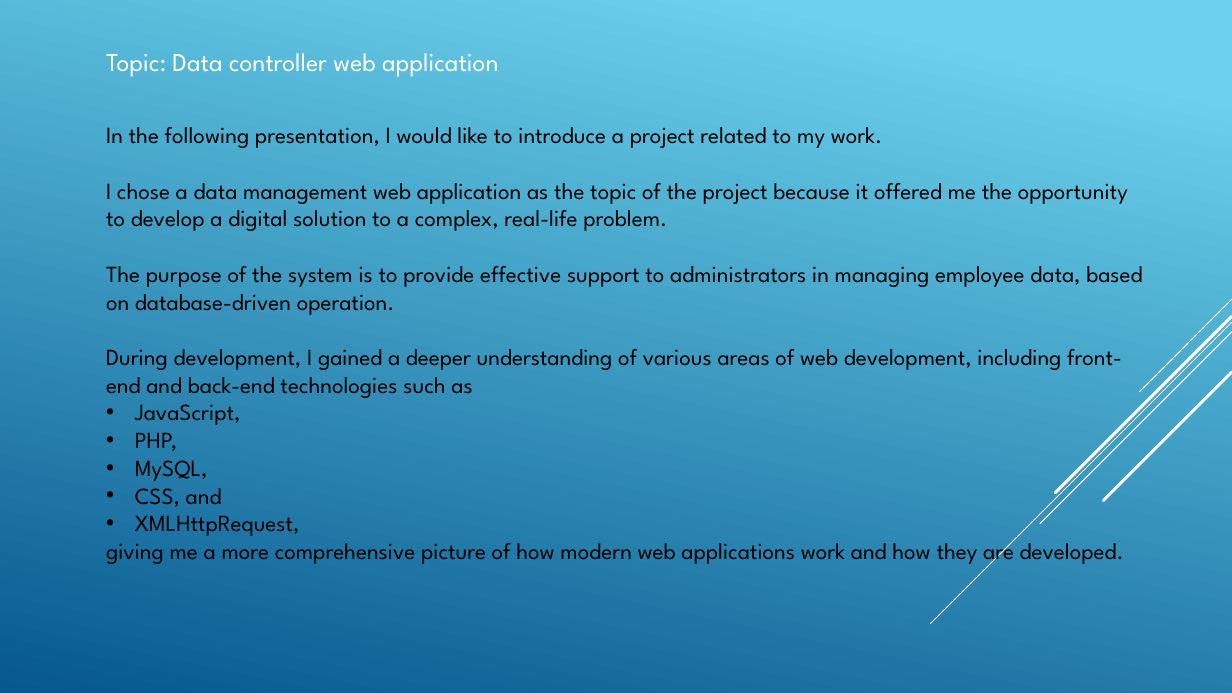
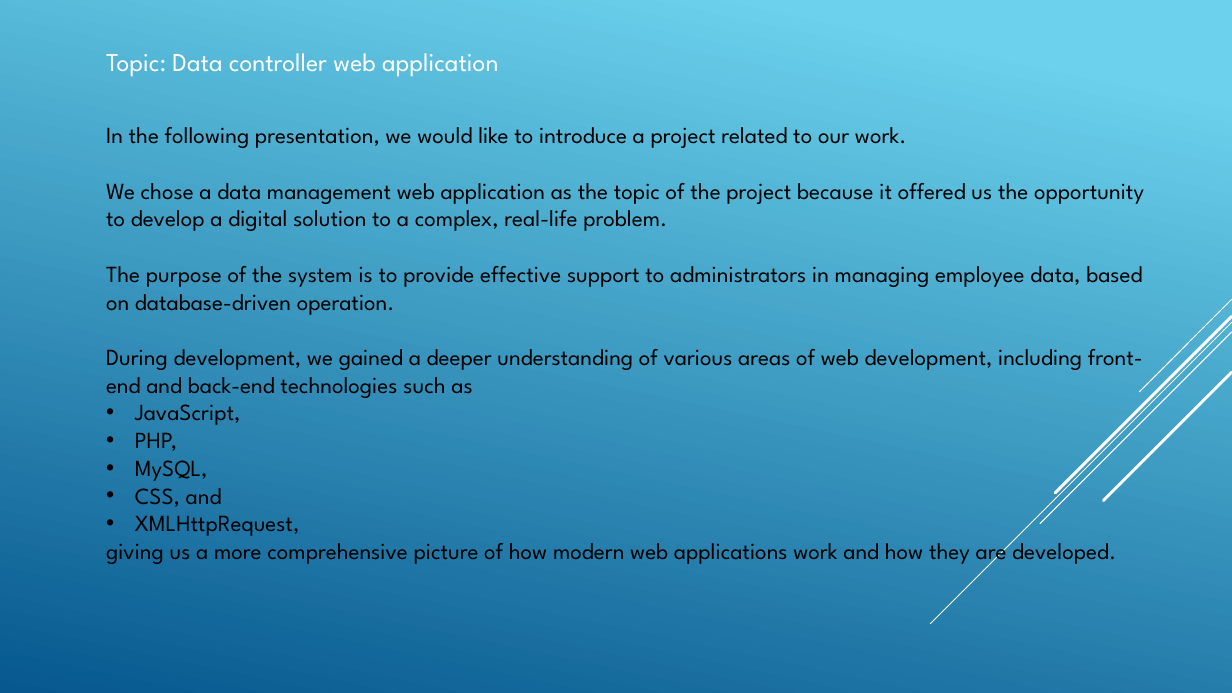
Before and after one commit to lekkaLive/lekkaproject, a slide deck: slide 14 of prezentacio/Adatkezelői webalkalmazás.pptx. Drawn at 1232x693 pixels with LibreOffice and Linux fonts; fonts in the diff are those of the drawing. Boxes give left, top, right and bottom in pixels: in the first picture for what was removed or moved away, otherwise in the second. Text is boxed around its words. In the diff, an @@ line names an element or a change of style, - is before the commit and + after.

```diff
--- a/prezentacio/Adatkezelői webalkalmazás.pptx
+++ b/prezentacio/Adatkezelői webalkalmazás.pptx
@@ text at [106,127,1144,231]: text changed @@
-In the following presentation, I would like to introduce a project related to my work.
-I chose a data management web application as the topic of the project because it offered me the opportunity to develop a digital solution to a complex, real-life problem.
+In the following presentation, we would like to introduce a project related to our work.
+We chose a data management web application as the topic of the project because it offered us the opportunity to develop a digital solution to a complex, real-life problem.
@@ text at [106,349,1143,398]: text changed @@
-During development, I gained a deeper understanding of various areas of web development, including front-end and back-end technologies such as
+During development, we gained a deeper understanding of various areas of web development, including front-end and back-end technologies such as
@@ text at [106,536,1116,566]: text changed @@
-giving me a more comprehensive picture of how modern web applications work and how they are developed.
+giving us a more comprehensive picture of how modern web applications work and how they are developed.
```
Also in this commit, not shown: 9 other slides changed, 2 other files.
